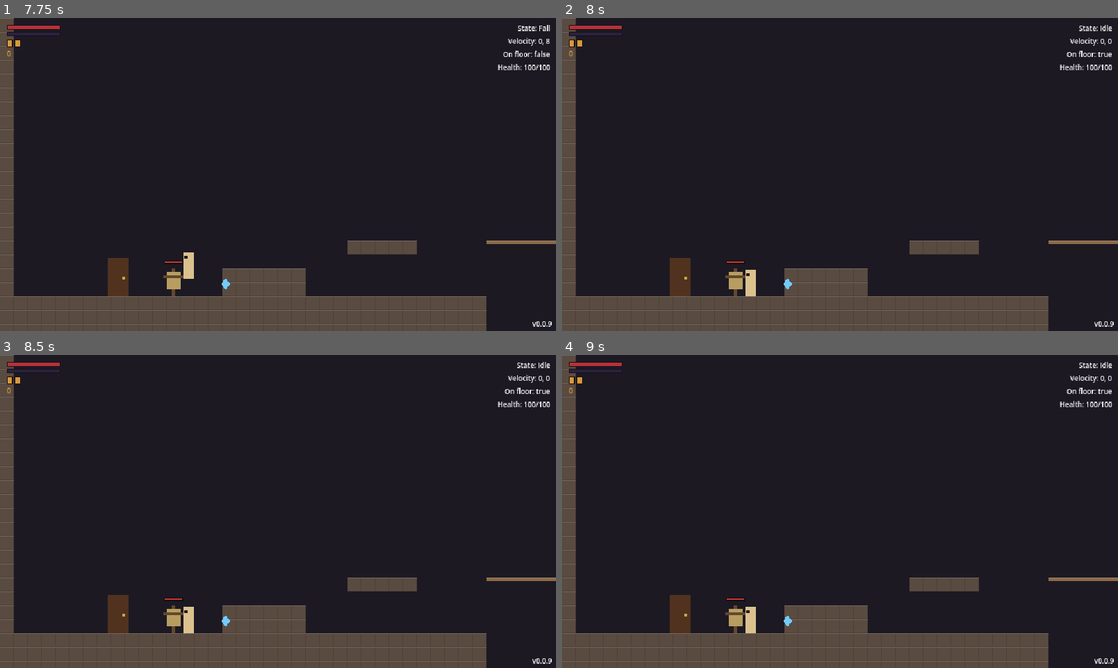
Above: before the commit, frames 1-4 (two rows, left to right).
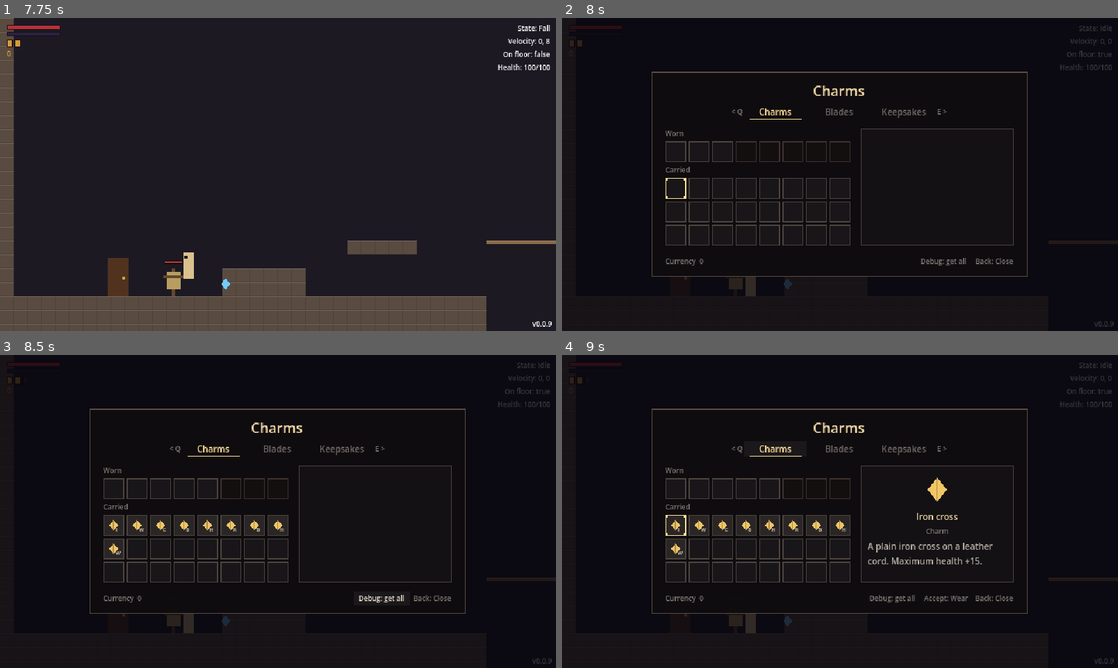
Above: after the commit, the same moments.

Repository: yuriisytnyk1996/The-Last-Sich
Game: Godot game, scene res://ui/menus/main_menu/main_menu.tscn
Two runs of this game, one before a commit and one after it. Both use one fixed random seed, a clock stepped at 60 frames per second and the inputs below.
Inputs (mouse positions are in pixels of both pictures, inside the frame that each line leads up to):
- Up to frame 1 (7.75 s): click "New game" at 0.5 s; tap Enter at 1.25, 4.25, 7.25 s; move the mouse to (400, 158) at 1.27 s; hold D (move_right) 1.28-2 s; hold J (attack) 1.28-2 s; click (400, 158) at 1.42 s; tap Space (jump) at 1.52, 2.75, 4.52, 5.75, 7.52 s; drag from (166, 190) to (116, 277) at 2.02 s; move the mouse to (333, 105) at 2.77 s; hold D (move_right) 2.78-3.5 s; tap F (heal) at 2.85, 7.35 s; click (333, 105) at 2.92 s; drag from (250, 237) to (172, 284) at 3.52 s; move the mouse to (444, 221) at 4.27 s; hold A (move_left) 4.28-5 s; tap K (parry) at 4.35 s; click (444, 221) at 4.42 s; tap M (map) at 4.9 s; drag from (278, 177) to (227, 287) at 5.02 s; move the mouse to (305, 174) at 5.77 s; hold S (move_down) 5.78-6.5 s; hold J (attack) 5.78-6.5 s; click (305, 174) at 5.92 s; tap Escape (pause) at 6.4 s; drag from (194, 96) to (189, 284) at 6.52 s; move the mouse to (400, 158) at 7.27 s; hold W (move_up) from 7.28 s (still down); click (400, 158) at 7.42 s
- Up to frame 2 (8 s): keep holding W (move_up); tap I (inventory, bound only after the commit) at 7.9 s
- Up to frame 3 (8.5 s): release W (move_up) at 8 s; click (383, 599) at 8 s, where only the run after the commit has a clickable "Debug: get all"
- Up to frame 4 (9 s): click (773, 448) at 8.75 s, where only the run after the commit has a clickable "Charms"

Frame 1 is identical in both runs. In frame 2, 18% of the frame differs, in the area x 0-100%, y 0-100%; in frame 3, 18%; in frame 4, 19%.

Commit message:
feat(inventory): rework the inventory page into tabs, slots, grid and details
The page now has a tab per item kind stepped with Q / E or the shoulder
buttons, a row with every worn slot (slots not opened yet are locked),
an eight-column grid of owned items padded with empty cells, a details
panel for the focused item, and the currency and button hints at the
bottom. Items get an optional icon, with placeholder shapes until there
is art. The page opens on the newest item, otherwise where it was left,
and a new inventory action (I) opens and closes it directly.

Diff:
--- a/actors/player/abilities/inventory.gd
+++ b/actors/player/abilities/inventory.gd
@@ -21,6 +21,9 @@
 @export var all: Array[Item] = []
 
 var save_id := &"inventory"
+## The last item added and not yet looked at. The inventory page opens
+## on it (`take_newest()`).
+var newest: Item
 var _owned: Array[StringName] = []
 var _worn: Array[StringName] = []
 
@@ -66,6 +69,24 @@
 	return 0
 
 
+## The newest item, once: later calls return null until another is added.
+func take_newest() -> Item:
+	var item := newest
+	newest = null
+	return item
+
+
+## Most slots of a kind there can ever be. The inventory page shows the
+## ones not opened yet as locked.
+func max_slots(kind: Item.Kind) -> int:
+	match kind:
+		Item.Kind.CHARM:
+			return PlayerStats.MAX_CHARM_SLOTS
+		Item.Kind.BLADE:
+			return BLADE_SLOTS
+	return 0
+
+
 func has_free_slot(kind: Item.Kind) -> bool:
 	return worn_of(kind).size() < slot_count(kind)
 
@@ -75,6 +96,7 @@
 	if item == null or owns(item):
 		return false
 	_owned.append(item.id)
+	newest = item
 	changed.emit()
 	Events.item_obtained.emit(item)
 	return true
--- a/actors/player/items/item.gd
+++ b/actors/player/items/item.gd
@@ -18,6 +18,8 @@
 @export var id := &""
 @export var title := ""
 @export_multiline var description := ""
+## Shown in the inventory grid. Without one, a placeholder shape is drawn.
+@export var icon: Texture2D
 @export var kind := Kind.CHARM
 ## What a shop stand asks for it unless the stand sets its own price.
 @export var price := 100
--- a/actors/player/player_stats.gd
+++ b/actors/player/player_stats.gd
@@ -12,6 +12,8 @@
 const RIPOSTE_WINDOW := &"riposte_window"
 const DASH_COOLDOWN := &"dash_cooldown"
 const CHARM_SLOTS := &"charm_slots"
+## Most charm slots the player can ever have.
+const MAX_CHARM_SLOTS := 8
 
 @export_group("Health")
 @export var max_health := 100.0
@@ -64,4 +66,4 @@
 	define(PARRY_WINDOW, parry_window, 0.05)
 	define(RIPOSTE_WINDOW, riposte_window, 0.05)
 	define(DASH_COOLDOWN, dash_cooldown, 0.0)
-	define(CHARM_SLOTS, charm_slots, 0.0, 8.0)
+	define(CHARM_SLOTS, charm_slots, 0.0, MAX_CHARM_SLOTS)
--- a/autoload/input_settings.gd
+++ b/autoload/input_settings.gd
@@ -24,6 +24,7 @@
 	&"interact",
 	&"ranged",
 	&"map",
+	&"inventory",
 ]
 ## Keys that keep their job: back / pause, fullscreen and the debug keys
 ## (save reset, unlock all skills).
--- a/levels/world.gd
+++ b/levels/world.gd
@@ -53,6 +53,9 @@
 		get_viewport().set_input_as_handled()
 	elif event.is_action_pressed("map"):
 		pause_menu.open_map()
+		get_viewport().set_input_as_handled()
+	elif event.is_action_pressed("inventory"):
+		pause_menu.open_inventory()
 		get_viewport().set_input_as_handled()
 
 
--- a/project.godot
+++ b/project.godot
@@ -122,6 +122,23 @@
 , Object(InputEventJoypadButton,"resource_local_to_scene":false,"resource_name":"","device":-1,"button_index":4,"pressure":0.0,"pressed":false,"script":null)
 ]
 }
+inventory={
+"deadzone": 0.3,
+"events": [Object(InputEventKey,"resource_local_to_scene":false,"resource_name":"","device":-1,"window_id":0,"alt_pressed":false,"shift_pressed":false,"ctrl_pressed":false,"meta_pressed":false,"pressed":false,"keycode":0,"physical_keycode":73,"key_label":0,"unicode":0,"location":0,"echo":false,"script":null)
+]
+}
+menu_tab_prev={
+"deadzone": 0.3,
+"events": [Object(InputEventKey,"resource_local_to_scene":false,"resource_name":"","device":-1,"window_id":0,"alt_pressed":false,"shift_pressed":false,"ctrl_pressed":false,"meta_pressed":false,"pressed":false,"keycode":0,"physical_keycode":81,"key_label":0,"unicode":0,"location":0,"echo":false,"script":null)
+, Object(InputEventJoypadButton,"resource_local_to_scene":false,"resource_name":"","device":-1,"button_index":9,"pressure":0.0,"pressed":false,"script":null)
+]
+}
+menu_tab_next={
+"deadzone": 0.3,
+"events": [Object(InputEventKey,"resource_local_to_scene":false,"resource_name":"","device":-1,"window_id":0,"alt_pressed":false,"shift_pressed":false,"ctrl_pressed":false,"meta_pressed":false,"pressed":false,"keycode":0,"physical_keycode":69,"key_label":0,"unicode":0,"location":0,"echo":false,"script":null)
+, Object(InputEventJoypadButton,"resource_local_to_scene":false,"resource_name":"","device":-1,"button_index":10,"pressure":0.0,"pressed":false,"script":null)
+]
+}
 toggle_fullscreen={
 "deadzone": 0.3,
 "events": [Object(InputEventKey,"resource_local_to_scene":false,"resource_name":"","device":-1,"window_id":0,"alt_press …(195 unchanged characters)…
--- /dev/null
+++ b/ui/menus/inventory/inventory_grid.gd
@@ -0,0 +1,114 @@
+class_name InventoryGrid
+extends VBoxContainer
+## The left side of the inventory page for one item kind.
+##
+## On top, the worn slots in a row: every slot there can ever be, the
+## ones not opened yet locked. They only show what is worn and can't be
+## focused. Below, a grid of the owned items in `all` order, padded with
+## empty cells to full rows (at least `MIN_ROWS`). Focusing a grid item
+## lights its copy in the worn row.
+
+signal item_focused(item: Item)
+signal item_pressed(item: Item)
+
+const COLUMNS := 8
+const MIN_ROWS := 3
+const GAP := 3
+
+var _inventory: PlayerInventory
+var _kind := Item.Kind.CHARM
+var _slots_title := _header("Worn")
+var _slots := HBoxContainer.new()
+var _grid := GridContainer.new()
+
+
+func _init(inventory: PlayerInventory) -> void:
+	_inventory = inventory
+	add_theme_constant_override(&"separation", 3)
+	_slots.add_theme_constant_override(&"separation", GAP)
+	_grid.columns = COLUMNS
+	_grid.add_theme_constant_override(&"h_separation", GAP)
+	_grid.add_theme_constant_override(&"v_separation", GAP)
+	add_child(_slots_title)
+	add_child(_slots)
+	add_child(_header("Carried"))
+	add_child(_grid)
+
+
+## Rebuilds both parts for `kind`.
+func show_kind(kind: Item.Kind) -> void:
+	_kind = kind
+	_clear(_slots)
+	_clear(_grid)
+	var max_slots := _inventory.max_slots(kind)
+	_slots_title.visible = max_slots > 0
+	_slots.visible = max_slots > 0
+	for i in max_slots:
+		var slot := ItemCell.new()
+		slot.focus_mode = Control.FOCUS_NONE
+		slot.mouse_filter = Control.MOUSE_FILTER_IGNORE
+		_slots.add_child(slot)
+	var owned := _inventory.owned_of(kind)
+	var rows := maxi(MIN_ROWS, ceili(owned.size() / float(COLUMNS)))
+	for i in rows * COLUMNS:
+		var cell := ItemCell.new()
+		cell.item = owned[i] if i < owned.size() else null
+		cell.focus_entered.connect(_on_cell_focused.bind(cell))
+		cell.pressed.connect(func() -> void: item_pressed.emit(cell.item))
+		_grid.add_child(cell)
+	refresh()
+
+
+## Updates worn marks and slots after an item was worn or taken off.
+func refresh() -> void:
+	var worn := _inventory.worn_of(_kind)
+	var open := _inventory.slot_count(_kind)
+	var focused := focused_item()
+	for i in _slots.get_child_count():
+		var slot := _slots.get_child(i) as ItemCell
+		slot.item = worn[i] if i < worn.size() else null
+		slot.locked = i >= open
+		slot.highlighted = slot.item != null and slot.item == focused
+	for cell: ItemCell in _grid.get_children():
+		cell.worn = cell.item != null and _inventory.is_worn(cell.item)
+
+
+func focus_cell(index: int) -> void:
+	var count := _grid.get_child_count()
+	if count > 0:
+		(_grid.get_child(clampi(index, 0, count - 1)) as Control).grab_focus()
+
+
+func focused_index() -> int:
+	var owner_control := get_viewport().gui_get_focus_owner()
+	return (
+		owner_control.get_index() if owner_control and owner_control.get_parent() == _grid else -1
+	)
+
+
+func focused_item() -> Item:
+	var index := focused_index()
+	return (_grid.get_child(index) as ItemCell).item if index >= 0 else null
+
+
+## Grid position of `item`, or -1 when it isn't in this kind's grid.
+func index_of(item: Item) -> int:
+	return _inventory.owned_of(_kind).find(item)
+
+
+func _on_cell_focused(cell: ItemCell) -> void:
+	refresh()
+	item_focused.emit(cell.item)
+
+
+func _clear(container: Container) -> void:
+	for child in container.get_children():
+		container.remove_child(child)
+		child.queue_free()
+
+
+func _header(text: String) -> Label:
+	var label := Label.new()
+	label.text = text
+	label.theme_type_variation = &"HeaderLabel"
+	return label
--- a/ui/menus/inventory/inventory_screen.gd
+++ b/ui/menus/inventory/inventory_screen.gd
@@ -1,18 +1,32 @@
 class_name InventoryScreen
 extends MenuScreen
-## The pause menu's inventory page. A kind row (charms, blades, keepsakes)
-## picks which owned items are listed, with the slots in use. Choosing a
-## charm or blade wears it or takes it off; a blade replaces the one
-## worn. The focused item's description shows below the list.
+## The inventory page. A tab per item kind (stepped with `menu_tab_prev`
+## and `menu_tab_next`), the worn slots and a grid of owned items on the
+## left (`InventoryGrid`), the focused item on the right (`ItemDetails`),
+## the player's currency and the button hints at the bottom.
+##
+## Accept on a charm or blade wears it in the first free slot or takes it
+## off; a blade replaces the one worn. The page opens on the newest item
+## when there is one, else on the tab and cell used last.
 
 const KINDS: Array[Item.Kind] = [Item.Kind.CHARM, Item.Kind.BLADE, Item.Kind.KEEPSAKE]
-const LIST_WIDTH := 240.0
+## The page is drawn on its own backdrop, this far around its content (px).
+const MARGIN := Vector2(16, 10)
+const BACKDROP := Color(0.06, 0.05, 0.06, 0.97)
+const BACKDROP_BORDER := Color(0.35, 0.3, 0.26)
+
+## Tab and grid cell to come back to, kept between openings.
+static var _last_tab := 0
+static var _last_cell := 0
 
 var _inventory: PlayerInventory
-var _kind := Item.Kind.CHARM
-var _slots: Label
-var _list := VBoxContainer.new()
-var _info: Label
+var _tab := 0
+var _tabs: InventoryTabs
+var _title: Label
+var _grid: InventoryGrid
+var _details := ItemDetails.new()
+var _currency := Label.new()
+var _hints := Label.new()
 
 
 func _init(inventory: PlayerInventory) -> void:
@@ -20,71 +34,122 @@
 
 
 func _build() -> void:
-	add_title("Inventory")
+	add_theme_constant_override(&"separation", 4)
+	_title = add_title("")
 	var names := PackedStringArray()
 	for kind in KINDS:
 		names.append(Item.kind_name(kind) + "s")
-	add_option("Show", names, 0, _on_kind_changed)
-	_slots = add_text("")
+	_tabs = InventoryTabs.new(names)
+	_tabs.tab_chosen.connect(_switch_tab)
+	add_child(_tabs)
 	add_gap(2)
-	_list.add_theme_constant_override("separation", 1)
-	add_child(_list)
-	add_gap()
-	_info = add_text("")
-	_info.custom_minimum_size.x = LIST_WIDTH
-	add_gap()
-	if OS.is_debug_build():
-		add_button("Debug: get all items", _debug_add_all)
-	add_button("Back", go_back)
-	_refresh()
+	var body := HBoxContainer.new()
+	body.add_theme_constant_override(&"separation", 12)
+	_grid = InventoryGrid.new(_inventory)
+	_grid.item_focused.connect(_on_item_focused)
+	_grid.item_pressed.connect(_on_item_pressed)
+	body.add_child(_grid)
+	body.add_child(_details)
+	add_child(body)
+	add_gap(2)
+	add_child(_footer())
+	var newest := _inventory.take_newest()
+	if newest:
+		_last_tab = KINDS.find(newest.kind)
+		_open_tab(_last_tab)
+		_last_cell = _grid.index_of(newest)
+	else:
+		_open_tab(_last_tab)
+	_currency.text = "Currency  %d" % _inventory.player.wallet.amount
 
 
-func _on_kind_changed(index: int) -> void:
-	_kind = KINDS[index]
-	_refresh()
+func _draw() -> void:
+	var rect := Rect2(-MARGIN, size + MARGIN * 2.0)
+	draw_rect(rect, BACKDROP)
+	draw_rect(rect.grow(-0.5), BACKDROP_BORDER, false, 1.0)
 
 
-func _refresh() -> void:
-	for child in _list.get_children():
-		_list.remove_child(child)
-		child.queue_free()
-	var items := _inventory.owned_of(_kind)
-	var slots := _inventory.slot_count(_kind)
-	_slots.text = "Worn: %d / %d" % [_inventory.worn_of(_kind).size(), slots] if slots > 0 else " "
-	if items.is_empty():
-		var empty := Label.new()
-		empty.text = "Nothing yet."
-		empty.horizontal_alignment = HORIZONTAL_ALIGNMENT_CENTER
-		_list.add_child(empty)
-	for item in items:
-		var row := Button.new()
-		row.text = item.title + ("   [worn]" if _inventory.is_worn(item) else "")
-		row.custom_minimum_size.x = LIST_WIDTH
-		row.pressed.connect(_on_item_pressed.bind(item))
-		row.focus_entered.connect(_show_info.bind(item))
-		_list.add_child(row)
-	_info.text = " "
+func focus_first() -> void:
+	_grid.focus_cell(_last_cell)
 
 
-func _show_info(item: Item, note := "") -> void:
-	_info.text = item.description + ("\n" + note if note != "" else "")
+func _unhandled_input(event: InputEvent) -> void:
+	if not is_visible_in_tree():
+		return
+	var step := 0
+	if event.is_action_pressed("menu_tab_prev"):
+		step = -1
+	elif event.is_action_pressed("menu_tab_next"):
+		step = 1
+	if step != 0:
+		_switch_tab(wrapi(_tab + step, 0, KINDS.size()))
+		get_viewport().set_input_as_handled()
+
+
+func _switch_tab(index: int) -> void:
+	_open_tab(index)
+	_grid.focus_cell(0)
+
+
+func _open_tab(index: int) -> void:
+	_tab = index
+	_last_tab = index
+	_title.text = Item.kind_name(KINDS[index]) + "s"
+	_tabs.select(index)
+	_grid.show_kind(KINDS[index])
+	_details.show_item(null, false)
+	_update_hints(null)
+
+
+func _on_item_focused(item: Item) -> void:
+	_last_cell = _grid.focused_index()
+	_details.show_item(item, item != null and _inventory.is_worn(item))
+	_update_hints(item)
 
 
 func _on_item_pressed(item: Item) -> void:
-	if not item.is_equipable():
+	if item == null or not item.is_equipable():
 		return
-	var note := ""
 	if _inventory.is_worn(item):
 		_inventory.take_off(item)
 	elif not _inventory.wear(item):
-		note = "No free slot. Take another charm off first."
-	var index := _inventory.owned_of(_kind).find(item)
-	_refresh()
-	var row := _list.get_child(index) as Button
-	row.grab_focus()
-	_show_info(item, note)
+		_hints.text = "No free slot. Take a charm off first."
+		return
+	_grid.refresh()
+	_on_item_focused(item)
+
+
+func _update_hints(item: Item) -> void:
+	var action := ""
+	if item and item.is_equipable():
+		if _inventory.is_worn(item):
+			action = "Accept: Take off    "
+		elif item.kind == Item.Kind.CHARM and not _inventory.has_free_slot(item.kind):
+			action = "No free slot    "
+		else:
+			action = "Accept: Wear    "
+	_hints.text = action + "Back: Close"
+
+
+func _footer() -> HBoxContainer:
+	var row := HBoxContainer.new()
+	_currency.theme_type_variation = &"HeaderLabel"
+	_currency.size_flags_horizontal = Control.SIZE_EXPAND_FILL
+	_hints.theme_type_variation = &"HeaderLabel"
+	_hints.horizontal_alignment = HORIZONTAL_ALIGNMENT_RIGHT
+	row.add_child(_currency)
+	if OS.is_debug_build():
+		var debug := Button.new()
+		debug.text = "Debug: get all"
+		debug.focus_mode = Control.FOCUS_NONE
+		debug.theme_type_variation = &"HeaderLabel"
+		debug.add_theme_font_size_override(&"font_size", 8)
+		debug.pressed.connect(_debug_add_all)
+		row.add_child(debug)
+	row.add_child(_hints)
+	return row
 
 
 func _debug_add_all() -> void:
 	_inventory.add_all()
-	_refresh()
+	_open_tab(_tab)
--- /dev/null
+++ b/ui/menus/inventory/inventory_tabs.gd
@@ -0,0 +1,55 @@
+class_name InventoryTabs
+extends HBoxContainer
+## The tab bar of the inventory page: one tab per item kind between the
+## keys that step through them (`menu_tab_prev`, `menu_tab_next`). The
+## open tab is lit and underlined. Tabs can also be clicked.
+
+signal tab_chosen(index: int)
+
+const TAB_WIDTH := 72.0
+const ON := Color(1, 0.88, 0.6)
+const OFF := Color(0.45, 0.42, 0.4)
+
+var _tabs: Array[Button] = []
+var _current := 0
+
+
+func _init(names: PackedStringArray) -> void:
+	alignment = BoxContainer.ALIGNMENT_CENTER
+	add_theme_constant_override(&"separation", 2)
+	add_child(_hint("< " + _key_name(&"menu_tab_prev")))
+	for i in names.size():
+		var tab := Button.new()
+		tab.text = names[i]
+		tab.focus_mode = Control.FOCUS_NONE
+		tab.custom_minimum_size.x = TAB_WIDTH
+		tab.pressed.connect(tab_chosen.emit.bind(i))
+		tab.draw.connect(_underline.bind(tab))
+		_tabs.append(tab)
+		add_child(tab)
+	add_child(_hint(_key_name(&"menu_tab_next") + " >"))
+
+
+func select(index: int) -> void:
+	_current = index
+	for i in _tabs.size():
+		var color := ON if i == index else OFF
+		for state: StringName in [&"font_color", &"font_hover_color", &"font_pressed_color"]:
+			_tabs[i].add_theme_color_override(state, color)
+		_tabs[i].queue_redraw()
+
+
+func _underline(tab: Button) -> void:
+	if _tabs.find(tab) == _current:
+		tab.draw_line(Vector2(6, tab.size.y - 1), Vector2(tab.size.x - 6, tab.size.y - 1), ON, 1.0)
+
+
+func _hint(text: String) -> Label:
+	var label := Label.new()
+	label.text = text
+	label.theme_type_variation = &"HeaderLabel"
+	return label
+
+
+func _key_name(action: StringName) -> String:
+	return BindingButton.key_name(InputSettings.get_key(action))
--- /dev/null
+++ b/ui/menus/inventory/item_cell.gd
@@ -0,0 +1,79 @@
+class_name ItemCell
+extends Button
+## One square of the inventory page: an item in the grid, or a worn slot
+## in the row above it. Draws its own frame for each state: empty, holding
+## an item, worn, locked (a slot not opened yet), highlighted (the worn
+## copy of the item focused in the grid) and focused.
+
+const SIZE := Vector2(24, 24)
+const BACK_EMPTY := Color(0.1, 0.09, 0.1)
+const BACK_ITEM := Color(0.17, 0.15, 0.15)
+const BACK_WORN := Color(0.32, 0.24, 0.12)
+const BACK_LOCKED := Color(0.08, 0.06, 0.06)
+const FRAME := Color(0.3, 0.27, 0.25)
+const FRAME_WORN := Color(0.7, 0.55, 0.3)
+const FRAME_FOCUS := Color(1, 0.88, 0.6)
+const FRAME_LOCKED := Color(0.24, 0.2, 0.19)
+const CROSS := Color(0.42, 0.33, 0.3)
+
+var item: Item:
+	set(value):
+		item = value
+		_icon.item = value
+		queue_redraw()
+var worn := false:
+	set(value):
+		worn = value
+		queue_redraw()
+var locked := false:
+	set(value):
+		locked = value
+		queue_redraw()
+var highlighted := false:
+	set(value):
+		highlighted = value
+		queue_redraw()
+
+var _icon := ItemIcon.new()
+
+
+func _init() -> void:
+	custom_minimum_size = SIZE
+	for state: StringName in [&"normal", &"hover", &"pressed", &"focus", &"disabled"]:
+		add_theme_stylebox_override(state, StyleBoxEmpty.new())
+	_icon.set_anchors_preset(Control.PRESET_FULL_RECT)
+	_icon.offset_left = 3
+	_icon.offset_top = 3
+	_icon.offset_right = -3
+	_icon.offset_bottom = -3
+	add_child(_icon)
+	focus_entered.connect(queue_redraw)
+	focus_exited.connect(queue_redraw)
+
+
+func _draw() -> void:
+	var rect := Rect2(Vector2.ZERO, size)
+	draw_rect(rect, _back_color())
+	if locked:
+		draw_line(Vector2(5, 5), size - Vector2(5, 5), CROSS, 1.0)
+		draw_line(Vector2(size.x - 5, 5), Vector2(5, size.y - 5), CROSS, 1.0)
+	var frame := FRAME_LOCKED if locked else FRAME
+	if has_focus():
+		frame = FRAME_FOCUS
+	elif worn or highlighted:
+		frame = FRAME_WORN
+	draw_rect(rect.grow(-0.5), frame, false, 1.0)
+	if has_focus():
+		# Corner ticks, so the focused cell reads even on a worn one.
+		for corner in [
+			Vector2.ZERO, Vector2(size.x - 3, 0), Vector2(0, size.y - 3), size - Vector2(3, 3)
+		]:
+			draw_rect(Rect2(corner, Vector2(3, 3)), FRAME_FOCUS)
+
+
+func _back_color() -> Color:
+	if locked:
+		return BACK_LOCKED
+	if item == null:
+		return BACK_EMPTY
+	return BACK_WORN if worn or highlighted else BACK_ITEM
--- /dev/null
+++ b/ui/menus/inventory/item_details.gd
@@ -0,0 +1,51 @@
+class_name ItemDetails
+extends PanelContainer
+## The right side of the inventory page: the focused item drawn large,
+## its name, its kind and whether it is worn, and its description.
+## Empty when the focused cell holds nothing.
+
+const WIDTH := 176.0
+const ICON_SIZE := Vector2(40, 40)
+const BACK := Color(0.08, 0.07, 0.08, 0.9)
+const BORDER := Color(0.3, 0.27, 0.25)
+const NAME_COLOR := Color(0.95, 0.85, 0.65)
+
+var _icon := ItemIcon.new()
+var _name := Label.new()
+var _state := Label.new()
+var _description := Label.new()
+
+
+func _init() -> void:
+	custom_minimum_size = Vector2(WIDTH, 0)
+	var style := StyleBoxFlat.new()
+	style.bg_color = BACK
+	style.border_color = BORDER
+	style.set_border_width_all(1)
+	style.set_content_margin_all(8)
+	add_theme_stylebox_override(&"panel", style)
+	var column := VBoxContainer.new()
+	column.add_theme_constant_override(&"separation", 4)
+	add_child(column)
+	_icon.custom_minimum_size = ICON_SIZE
+	_icon.size_flags_horizontal = Control.SIZE_SHRINK_CENTER
+	column.add_child(_icon)
+	_name.horizontal_alignment = HORIZONTAL_ALIGNMENT_CENTER
+	_name.add_theme_color_override(&"font_color", NAME_COLOR)
+	column.add_child(_name)
+	_state.horizontal_alignment = HORIZONTAL_ALIGNMENT_CENTER
+	_state.theme_type_variation = &"HeaderLabel"
+	column.add_child(_state)
+	_description.autowrap_mode = TextServer.AUTOWRAP_WORD_SMART
+	_description.custom_minimum_size.x = WIDTH - 16
+	column.add_child(_description)
+
+
+func show_item(item: Item, worn: bool) -> void:
+	_icon.item = item
+	_name.text = item.title if item else " "
+	_description.text = item.description if item else " "
+	if item == null:
+		_state.text = " "
+	else:
+		_state.text = Item.kind_name(item.kind) + ("  ·  Worn" if worn else "")
--- /dev/null
+++ b/ui/menus/inventory/item_icon.gd
@@ -0,0 +1,89 @@
+class_name ItemIcon
+extends Control
+## Draws an item's `icon`, or a placeholder until items have art: a
+## shape per kind (a gem for charms, a blade for blades, a pouch for
+## keepsakes) with the first letter of the title in the corner (small
+## icons only, where the shapes alone look alike).
+
+const KIND_COLORS := {
+	Item.Kind.CHARM: Color(0.95, 0.78, 0.4),
+	Item.Kind.BLADE: Color(0.78, 0.84, 0.92),
+	Item.Kind.KEEPSAKE: Color(0.72, 0.52, 0.32),
+}
+const LETTER_COLOR := Color(1, 0.95, 0.85, 0.9)
+## Icons taller than this (px) skip the letter.
+const LETTER_MAX_SIZE := 30.0
+
+var item: Item:
+	set(value):
+		item = value
+		queue_redraw()
+## Draws the item darker, for an item shown but not usable.
+var dimmed := false:
+	set(value):
+		dimmed = value
+		queue_redraw()
+
+
+func _init() -> void:
+	mouse_filter = Control.MOUSE_FILTER_IGNORE
+
+
+func _draw() -> void:
+	if item == null:
+		return
+	var tint := Color(0.5, 0.5, 0.5) if dimmed else Color.WHITE
+	if item.icon:
+		draw_texture_rect(item.icon, Rect2(Vector2.ZERO, size), false, tint)
+		return
+	var color: Color = KIND_COLORS[item.kind] * tint
+	var center := size / 2.0
+	var r := minf(size.x, size.y) * 0.34
+	match item.kind:
+		Item.Kind.CHARM:
+			_draw_gem(center, r, color)
+		Item.Kind.BLADE:
+			_draw_blade(center, r, color)
+		Item.Kind.KEEPSAKE:
+			_draw_pouch(center, r, color)
+	if size.y > LETTER_MAX_SIZE:
+		return
+	var font := get_theme_default_font()
+	var font_size := maxi(int(size.y * 0.3), 6)
+	var spot := Vector2(size.x * 0.62, size.y - 2.0)
+	draw_string(
+		font,
+		spot,
+		item.title.left(1),
+		HORIZONTAL_ALIGNMENT_LEFT,
+		-1,
+		font_size,
+		LETTER_COLOR * tint
+	)
+
+
+func _draw_gem(c: Vector2, r: float, color: Color) -> void:
+	var points := PackedVector2Array(
+		[c + Vector2(0, -r), c + Vector2(r * 0.8, 0), c + Vector2(0, r), c + Vector2(-r * 0.8, 0)]
+	)
+	draw_colored_polygon(points, color)
+	draw_line(c + Vector2(0, -r), c + Vector2(0, r), color.darkened(0.3))
+
+
+func _draw_blade(c: Vector2, r: float, color: Color) -> void:
+	var width := maxf(r * 0.3, 2.0)
+	draw_line(c + Vector2(-r * 0.6, r * 0.6), c + Vector2(r, -r), color, width)
+	draw_line(
+		c + Vector2(-r * 0.75, r * 0.15),
+		c + Vector2(-r * 0.15, r * 0.75),
+		color.darkened(0.3),
+		width
+	)
+	draw_line(c + Vector2(-r * 0.6, r * 0.6), c + Vector2(-r, r), color.darkened(0.5), width)
+
+
+func _draw_pouch(c: Vector2, r: float, color: Color) -> void:
+	draw_rect(Rect2(c + Vector2(-r * 0.8, -r * 0.4), Vector2(r * 1.6, r * 1.3)), color)
+	draw_rect(
+		Rect2(c + Vector2(-r * 0.35, -r * 0.8), Vector2(r * 0.7, r * 0.4)), color.darkened(0.25)
+	)
--- a/ui/menus/options/controls_options.gd
+++ b/ui/menus/options/controls_options.gd
@@ -16,6 +16,7 @@
 	&"interact": "Interact",
 	&"ranged": "Ranged",
 	&"map": "Map",
+	&"inventory": "Inventory",
 }
 const NAME_WIDTH := 88.0
 
--- a/ui/menus/pause/pause_menu.gd
+++ b/ui/menus/pause/pause_menu.gd
@@ -2,7 +2,8 @@
 extends PausingMenu
 ## The in-game pause menu. `World` opens it on "pause" (Escape / Start).
 ## "pause" again closes it from any screen. `World` also opens it straight
-## on the map page on "map" (M / Back), and "map" closes that page again.
+## on the map page on "map" (M / Back) and on the inventory page on
+## "inventory" (I); the same action closes that page again.
 
 @export var world_map: WorldMap
 @export var inventory: PlayerInventory
@@ -16,9 +17,16 @@
 	open_screen(MapScreen.new(world_map))
 
 
+func open_inventory() -> void:
+	open_screen(InventoryScreen.new(inventory))
+
+
 func _unhandled_input(event: InputEvent) -> void:
 	var map_pressed := event.is_action_pressed("map") and top_screen() is MapScreen
-	if is_open() and (event.is_action_pressed("pause") or map_pressed):
+	var inventory_pressed := (
+		event.is_action_pressed("inventory") and top_screen() is InventoryScreen
+	)
+	if is_open() and (event.is_action_pressed("pause") or map_pressed or inventory_pressed):
 		close()
 		get_viewport().set_input_as_handled()
 		return
Not shown, added: ui/menus/inventory/inventory_grid.gd.uid
Not shown, added: ui/menus/inventory/inventory_tabs.gd.uid
Not shown, added: ui/menus/inventory/item_cell.gd.uid
Not shown, added: ui/menus/inventory/item_details.gd.uid
Not shown, added: ui/menus/inventory/item_icon.gd.uid
Not shown, changed: docs/guide/project-structure.md
Not shown, changed: docs/roadmap.md
Not shown, changed: docs/systems/input.md
Not shown, changed: docs/systems/inventory.md
Not shown, changed: docs/systems/menus.md
